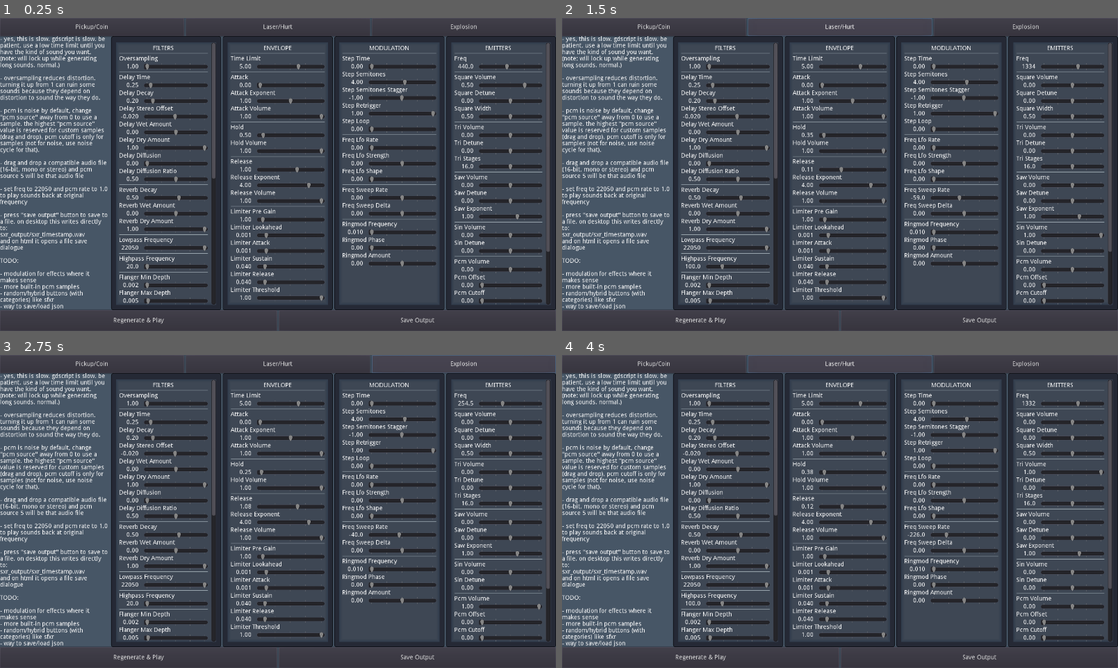
Above: before the commit, frames 1-4 (two rows, left to right).
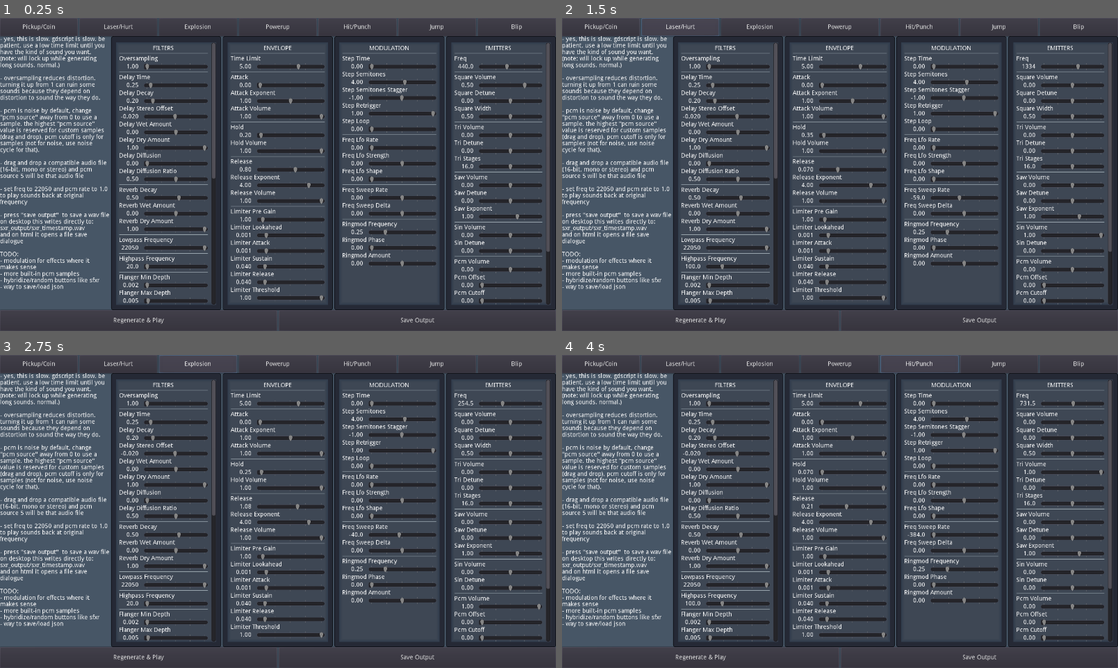
Above: after the commit, the same moments.

Repository: wareya/swtone
Game: Godot game, scene res://Main.tscn
The game is run twice, just before and just after one commit, with the same random seed, the same clock (stepped at 60 frames per second) and the same inputs.
Inputs (mouse positions are in pixels of both pictures, inside the frame that each line leads up to):
- Up to frame 1 (0.25 s): no input
- Up to frame 2 (1.5 s): click "Pickup/Coin" at 0.5 s; click "Laser/Hurt" at 1.25 s
- Up to frame 3 (2.75 s): click "Explosion" at 2 s
- Up to frame 4 (4 s): click (840, 364) at 2.75 s, where only the run after the commit has a clickable "Powerup"; click (917, 364) at 3.5 s, where only the run after the commit has a clickable "Hit/Punch"

The runs differ from the first frame. In frame 1, 1.9% of the frame differs, in the area x 0-94%, y 2-94%; in frame 2, 2.1%; in frame 3, 2.1%; in frame 4, 2.2%, in the area x 0-94%, y 0-94%.

Commit message:
more randomization buttons

Diff:
--- a/Main.gd
+++ b/Main.gd
@@ -453,7 +453,7 @@
             return floor(x*stages)/stages + 1.0/stages/2.0
 
     var last_sq_cursor = gen_cursor
-    func _square(cursor, width = 0.5):
+    func _square(cursor, width = 0.5, nooffset = false):
         var x = fmod(cursor, 2.0)/2.0
         var out = -1.0 if x < width else 1.0
 
@@ -466,6 +466,8 @@
             out = lerp(1.0, -1.0, between)
 
         var dc_bias = (width - 0.5) * 2
+        if nooffset:
+            dc_bias = 0.0
         last_sq_cursor = x
         return out + dc_bias
 
@@ -570,13 +572,17 @@
     func update_filters():
         var c = samples.size()-1
 
-        if delay_wet_amount != 0.0 or delay_dry_amount != 1.0:
+        if delay_wet_amount != 0.0:
             delay.push_sample(samples[c])
             samples[c] = delay.pop_sample()
-
-        if reverb_wet_amount != 0.0 or reverb_dry_amount != 1.0:
+        elif delay_dry_amount != 1.0:
+            samples[c] *= delay_dry_amount
+
+        if reverb_wet_amount != 0.0:
             reverb.push_sample(samples[c])
             samples[c] = reverb.pop_sample()
+        elif reverb_dry_amount != 1.0:
+            samples[c] *= reverb_dry_amount
 
         if lowpass_frequency < 22050.0:
             lowpass.push_sample(samples[c])
@@ -590,13 +596,17 @@
             ringmod.push_sample(samples[c])
             samples[c] = ringmod.pop_sample()
 
-        if flanger_wet_amount != 0.0 or flanger_dry_amount != 1.0:
+        if flanger_wet_amount != 0.0:
             flanger.push_sample(samples[c])
             samples[c] = flanger.pop_sample()
-
-        if (chorus_wet_amount != 0.0 and chorus_voices > 0) or chorus_dry_amount != 1.0:
+        elif flanger_dry_amount != 1.0:
+            samples[c] *= flanger_dry_amount
+
+        if (chorus_wet_amount != 0.0 and chorus_voices > 0):
             chorus.push_sample(samples[c])
             samples[c] = chorus.pop_sample()
+        elif chorus_dry_amount != 1.0:
+            samples[c] *= chorus_dry_amount
 
         if waveshaper.mix != 0.0:
             waveshaper.push_sample(samples[c])
@@ -628,7 +638,7 @@
     var highpass_frequency = 20.0
     var highpass = Highpass.new(sample_rate, highpass_frequency)
 
-    var ringmod_frequency = 0.01
+    var ringmod_frequency = 0.25
     var ringmod_phase = 0.0
     var ringmod_amount = 0.0
     var ringmod = Ringmod.new(sample_rate, ringmod_frequency, ringmod_phase, ringmod_amount)
@@ -666,7 +676,11 @@
 
     var waveshaper = Waveshaper.new(sample_rate, waveshaper_pre_gain, waveshaper_exponent, waveshaper_clip, waveshaper_clip_mode, waveshaper_quantization, waveshaper_mix)
 
+
+    var gen_nonce = 0
     func generate():
+        gen_nonce += 1
+        var self_nonce = gen_nonce
         parent.find_node("Regen").disabled = true
         #pcm_source = make_pcm_source(preload("res://tambourine.wav"))
         #pcm_source = make_pcm_source(preload("res://paper bag.wav"))
@@ -682,6 +696,8 @@
         for _i in range(sample_rate*time_limit):
             if abs(OS.get_ticks_msec() - start_time) > 10:
                 yield(parent.get_tree(), "idle_frame")
+                if gen_nonce != self_nonce:
+                    return
                 start_time = OS.get_ticks_msec()
             update_envelope(gen_time)
             var old_time = gen_time
@@ -735,12 +751,14 @@
     var freq_sweep_rate = 0.0 # semitones per second
     var freq_sweep_delta = 0.0 # semitones per second per second
 
+    ## FIXME: AHR volume isn't implemented correctly
+    # (note to self: use points 0, 1/2, and 3, not 123 or 234)
     var attack = 0.0
     var attack_exponent = 1.0
     var attack_volume = 1.0
-    var hold = 0.5
+    var hold = 0.2
     var hold_volume = 1.0
-    var release = 1.0
+    var release = 0.8
     var release_exponent = 4.0
     var release_volume = 1.0
 
@@ -789,11 +807,11 @@
             elif freq_lfo_shape == 1.0:
                 freq_offset_lfo = _square(t)
             elif freq_lfo_shape == 2.0:
-                freq_offset_lfo = _square(t, 0.25)
+                freq_offset_lfo = _square(t, 0.25, true)
             elif freq_lfo_shape == 3.0:
                 freq_offset_lfo = _saw(t)
             elif freq_lfo_shape == 4.0:
-                freq_offset_lfo = _saw(t, 2)
+                freq_offset_lfo = _saw(t, 3)
             elif freq_lfo_shape == 5.0:
                 if int(pcm_source) == 0:
                     freq_offset_lfo = _pcm(t / pcm_rate)
@@ -883,9 +901,9 @@
     if !slider.exp_edit or slider.min_value <= 0.0:
         slider.value = rand_range(_range[0], _range[1])
     else:
-        # FIXME make logarithmic
-        _range[0] = max(0.1, _range[0])
-        _range[1] = max(0.1, _range[1])
+        var step = max(0.001, slider.step)
+        _range[0] = max(step, _range[0])
+        _range[1] = max(step, _range[1])
         slider.value = exp(rand_range(log(_range[0]), log(_range[1])))
 
 func reset_all_values():
@@ -901,6 +919,10 @@
 func random_pickup():
     seed(OS.get_ticks_usec() ^ hash("awfiei"))
     reset_all_values()
+    set_value("square_volume", 0.0)
+
+    var which = random_choice(["square", "tri"])
+    set_value("%s_volume" % which, 1.0)
 
     randomize_value("freq", [400.0, 2400.0])
     randomize_value("hold", [0.0, 0.1])
@@ -933,7 +955,7 @@
 
     generator.generate()
 
-func random_explosion():
+func random_explosion(no_delay = false):
     seed(OS.get_ticks_usec() ^ hash("awfiei"))
     reset_all_values()
     set_value("square_volume", 0.0)
@@ -955,13 +977,101 @@
         randomize_value("ringmod_frequency", [1.0, 4.0])
         randomize_value("ringmod_amount", [0.5, 1.0])
 
+    if !no_delay and randi() % 3 == 0:
+        randomize_value("delay_time", [0.2, 0.4])
+        randomize_value("delay_wet_amount", [0.1, 0.4])
+        randomize_value("delay_diffusion", [0.0, 4.0])
+        set_value("delay_decay", 0.0)
+
     set_value("pcm_volume", 1.0)
-    randomize_value("pcm_noise_cycle", [256, 65536])
+    randomize_value("pcm_noise_cycle", [32.0, 65536])
 
     #set_value("highpass_frequency", 100)
 
     generator.generate()
 
+func random_powerup():
+    seed(OS.get_ticks_usec() ^ hash("awfiei"))
+    reset_all_values()
+    set_value("square_volume", 0.0)
+
+    var which = random_choice(["square", "tri"])
+    set_value("%s_volume" % which, 1.0)
+
+    randomize_value("freq", [200.0, 2400.0])
+    randomize_value("attack", [0.0, 0.02])
+    randomize_value("hold", [0.3, 0.5])
+    randomize_value("release", [0.5, 1.0])
+
+    var slide_type = randi() % 3
+    if slide_type == 0:
+        randomize_value("step_time", [0.02, 0.05])
+        randomize_value("step_semitones", [1.0, 7.0])
+        set_value("step_semitones_stagger", 0.0)
+        set_value("step_retrigger", 1.0)
+        randomize_value("step_loop", [3.0, 6.0])
+    elif slide_type == 1:
+        randomize_value("freq_sweep_rate", [7.0, 128.0])
+    else:
+        randomize_value("freq_lfo_rate", [3.0, 20.0])
+        randomize_value("freq_lfo_strength", [6.0, 24.0])
+        set_value("freq_lfo_shape", 3)
+
+    if slide_type != 2 and randi() % 2:
+        randomize_value("freq_lfo_rate", [3.0, 6.0])
+        randomize_value("freq_lfo_strength", [0.2, 2.0])
+
+    if randi() % 4:
+        set_value("delay_wet_amount", 0.2)
+    if randi() % 4:
+        set_value("chorus_wet_amount", 0.2)
+
+    generator.generate()
+
+func random_jump():
+    seed(OS.get_ticks_usec() ^ 4136436345)
+    reset_all_values()
+
+    randomize_value("square_width", [0.5, 0.8])
+
+    randomize_value("freq", [50.0, 400.0])
+    randomize_value("hold", [0.1, 0.5])
+    randomize_value("release", [0.1, 0.2])
+
+    randomize_value("freq_sweep_rate", [15.0, 128.0])
+
+    generator.generate()
+
+func random_hit():
+    seed(OS.get_ticks_usec() ^ 4136436345)
+    if randi() % 4 == 0:
+        random_explosion(true)
+    else:
+        random_laser()
+
+    randomize_value("freq", [40.0, 800.0])
+    randomize_value("hold", [0.05, 0.10])
+    randomize_value("release", [0.15, 0.25])
+    randomize_value("freq_sweep_rate", [-128.0, -512.0])
+
+func random_blip():
+    seed(OS.get_ticks_usec() ^ hash("awfiei"))
+    reset_all_values()
+    set_value("square_volume", 0.0)
+
+    var which = random_choice(["square", "tri", "sin"])
+    set_value("%s_volume" % which, 1.0)
+
+    randomize_value("freq", [200.0, 2400.0])
+    randomize_value("hold", [0.1, 0.2])
+    randomize_value("release", [0.01, 0.05])
+
+    if randi() % 2 == 0:
+        randomize_value("step_time", [0.02, 0.085])
+        randomize_value("step_semitones", [-1.0, -24.0])
+        set_value("step_retrigger", 0)
+
+    generator.generate()
 
 onready var control_target : Node = $Scroll/Box/A/Scroller/Controls
 
@@ -1248,6 +1358,10 @@
     _unused = $Buttons2/Pickup.connect("pressed", self, "random_pickup")
     _unused = $Buttons2/Laser.connect("pressed", self, "random_laser")
     _unused = $Buttons2/Explosion.connect("pressed", self, "random_explosion")
+    _unused = $Buttons2/Powerup.connect("pressed", self, "random_powerup")
+    _unused = $Buttons2/Hit.connect("pressed", self, "random_hit")
+    _unused = $Buttons2/Jump.connect("pressed", self, "random_jump")
+    _unused = $Buttons2/Blip.connect("pressed", self, "random_blip")
 
     yield(get_tree().create_timer(generator.samples.size() / generator.sample_rate + 0.25), "timeout")
     yield(get_tree(), "idle_frame")
--- a/Main.tscn
+++ b/Main.tscn
@@ -40,7 +40,7 @@
 margin_bottom = 42.0
 
 [node name="Pickup" type="Button" parent="Buttons2"]
-margin_right = 424.0
+margin_right = 179.0
 margin_bottom = 42.0
 size_flags_horizontal = 3
 text = "Pickup/Coin"
@@ -49,8 +49,8 @@
 }
 
 [node name="Laser" type="Button" parent="Buttons2"]
-margin_left = 428.0
-margin_right = 852.0
+margin_left = 183.0
+margin_right = 362.0
 margin_bottom = 42.0
 size_flags_horizontal = 3
 text = "Laser/Hurt"
@@ -59,11 +59,51 @@
 }
 
 [node name="Explosion" type="Button" parent="Buttons2"]
-margin_left = 856.0
+margin_left = 366.0
+margin_right = 546.0
+margin_bottom = 42.0
+size_flags_horizontal = 3
+text = "Explosion"
+__meta__ = {
+"_edit_use_anchors_": false
+}
+
+[node name="Powerup" type="Button" parent="Buttons2"]
+margin_left = 550.0
+margin_right = 729.0
+margin_bottom = 42.0
+size_flags_horizontal = 3
+text = "Powerup"
+__meta__ = {
+"_edit_use_anchors_": false
+}
+
+[node name="Hit" type="Button" parent="Buttons2"]
+margin_left = 733.0
+margin_right = 913.0
+margin_bottom = 42.0
+size_flags_horizontal = 3
+text = "Hit/Punch"
+__meta__ = {
+"_edit_use_anchors_": false
+}
+
+[node name="Jump" type="Button" parent="Buttons2"]
+margin_left = 917.0
+margin_right = 1096.0
+margin_bottom = 42.0
+size_flags_horizontal = 3
+text = "Jump"
+__meta__ = {
+"_edit_use_anchors_": false
+}
+
+[node name="Blip" type="Button" parent="Buttons2"]
+margin_left = 1100.0
 margin_right = 1280.0
 margin_bottom = 42.0
 size_flags_horizontal = 3
-text = "Explosion"
+text = "Blip"
 __meta__ = {
 "_edit_use_anchors_": false
 }
@@ -97,15 +137,15 @@
 
 - set freq to 22050 and pcm rate to 1.0 to play sounds back at original frequency
 
-- press \"save output\" button to save to a file. on desktop this writes directly to:
+- press \"save output\"  to save a wav file
+on desktop this writes directly to:
 sxr_output/sxr_timestamp.wav
 and on html it opens a file save dialogue
 
 TODO:
-
 - modulation for effects where it makes sense
 - more built-in pcm samples
-- random/hybrid buttons (with categories) like sfxr
+- hybridize/random buttons like sfxr
 - way to save/load json"
 
 [node name="D" type="Panel" parent="Scroll/Box"]
